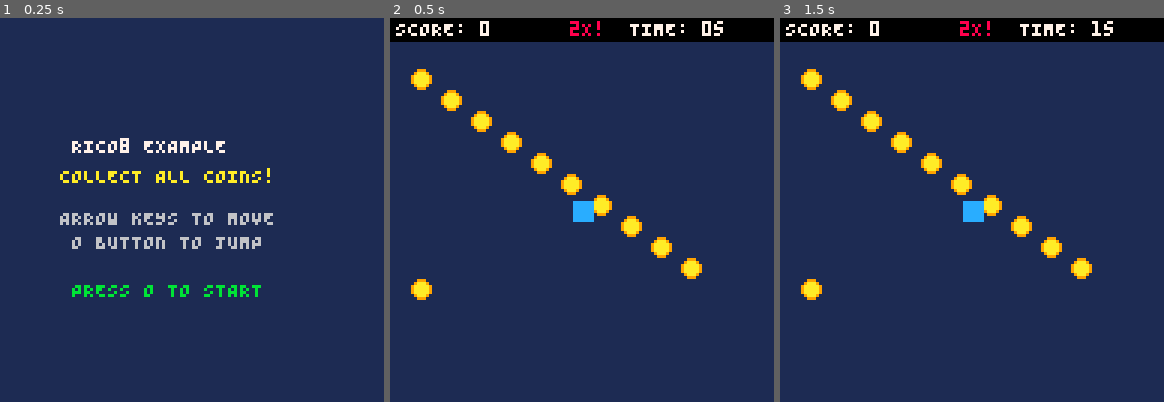
Above: before the commit, frames 1-3 (left to right).
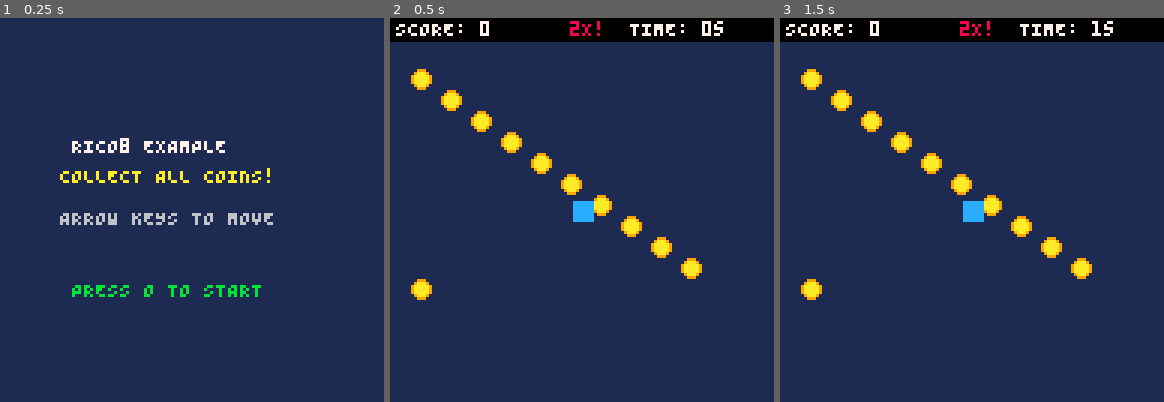
Above: after the commit, the same moments.

Repository: zeenix/rico8
Game: PICO-8 cartridge examples/game.p8
Two runs of this game, one before a commit and one after it. Both use one fixed random seed, a clock stepped at 60 frames per second and the inputs below.
Inputs:
- Up to frame 1 (0.25 s): no input
- Up to frame 2 (0.5 s): tap X (X key) at 0.33 s
- Up to frame 3 (1.5 s): tap O (Z key) at 0.7 s; tap X (X key) at 1.07 s

The runs differ from the first frame. In frame 1, 0.6% of the frame differs, in the area x 18-68%, y 57-61%; in frame 2, nothing differs; in frame 3, nothing differs.

Commit message:
Support modules

Diff:
--- a/examples/game.lua
+++ b/examples/game.lua
@@ -1,11 +1,5 @@
 -- Generated by Rico8
 -- Pico-8 API functions are available natively
-
--- trait Drawable
-Drawable = {}
-
--- trait Updatable
-Updatable = {}
 
 -- struct Player
 Player = {}
@@ -65,6 +59,59 @@
   return 12
 end
 
+-- trait Drawable
+Drawable = {}
+
+-- impl Drawable for Player
+function Player:draw()
+  local color = self:get_color()
+  rectfill((flr(self.x) - 3), (flr(self.y) - 3), (flr(self.x) + 3), (flr(self.y) + 3), color)
+end
+function Player:get_color()
+  return 12
+end
+
+-- trait Updatable
+Updatable = {}
+
+-- impl Updatable for Player
+function Player:update()
+  if btn(0, 0)   then
+    self.dx = -2
+    self.flip = true
+  else
+    if btn(1, 0)     then
+      self.dx = 2
+      self.flip = false
+    else
+      self.dx = (self.dx * 0.8)
+    end
+  end
+  if btn(2, 0)   then
+    self.dy = -2
+  else
+    if btn(3, 0)     then
+      self.dy = 2
+    else
+      self.dy = (self.dy * 0.8)
+    end
+  end
+  self.x = (self.x + self.dx)
+  self.y = (self.y + self.dy)
+  if (self.x < 4)   then
+    self.x = 4
+  end
+  if (self.x > 120)   then
+    self.x = 120
+  end
+  if (self.y < 4)   then
+    self.y = 4
+  end
+  if (self.y > 120)   then
+    self.y = 120
+  end
+end
+
 -- struct Coin
 Coin = {}
 
@@ -77,7 +124,7 @@
 end
 function Coin:update(player)
   if self.collected   then
-    return
+    return false
   end
   self.anim_timer = (self.anim_timer + 1)
   local dx = (self.x - flr(player.x))
@@ -85,8 +132,9 @@
   if ((abs(dx) < 6) and (abs(dy) < 6))   then
     self.collected = true
     sfx(1, -1, 0, 0)
-    game.score = (game.score + 10)
-  end
+    return true
+  end
+  return false
 end
 
 -- impl Drawable for Coin
@@ -204,10 +252,12 @@
       game.powerup:update()
       game.powerup:check_collection(game.player)
       for _,coin in pairs(game.coins)       do
-        local old_score = game.score
-        coin:update(game.player)
-        if (game.powerup.active and (game.score > old_score))         then
-          game.score = (game.score + (game.score - old_score))
+        if coin:update(game.player)         then
+          if game.powerup.active           then
+            game.score = (game.score + 20)
+          else
+            game.score = (game.score + 10)
+          end
         end
       end
       local all_collected = true
@@ -249,7 +299,6 @@
       print("RICO8 EXAMPLE", 24, 40, 7)
       print("COLLECT ALL COINS!", 20, 50, 10)
       print("ARROW KEYS TO MOVE", 20, 64, 6)
-      print("O BUTTON TO JUMP", 24, 72, 6)
       print("PRESS O TO START", 24, 88, 11)
     end)()
   elseif __match.tag == "Playing"   then
Not shown, added: examples/collectibles.rico8
Not shown, changed: examples/game.rico8
Not shown, added: examples/player.rico8
Not shown, changed: src/ast.rs
Not shown, changed: src/lexer.rs
Not shown, changed: src/main.rs
Not shown, added: src/module_loader.rs
Not shown, changed: src/parser.rs
